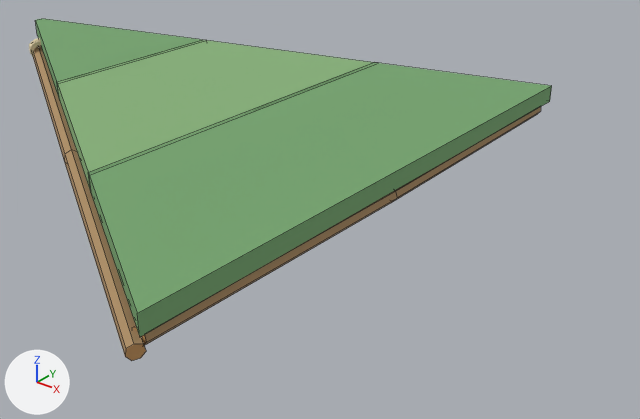
Before and after pictures for a commit that changed the FBX model Assets/Resources/HexLive/Objects/architecture.roof.palm.fbx.
Before and after are seen from a 50 mm camera at (2.28, -1.5, 0.81) aimed at (1.01, 0.08, -0.17). Every picture has the same lights, and +X, +Y and +Z are marked at lower left. The first picture is the older version. Mesh edges are drawn as thin lines on the coarser meshes. Where no turn or scale is listed for an object, it has been applied to the vertices.

In view in the first picture: 'ROOF_eave_beam', 'ROOF_rafter', 'ROOF_thatch_0', 'ROOF_thatch_1', 'ROOF_thatch_2' and 1 more.
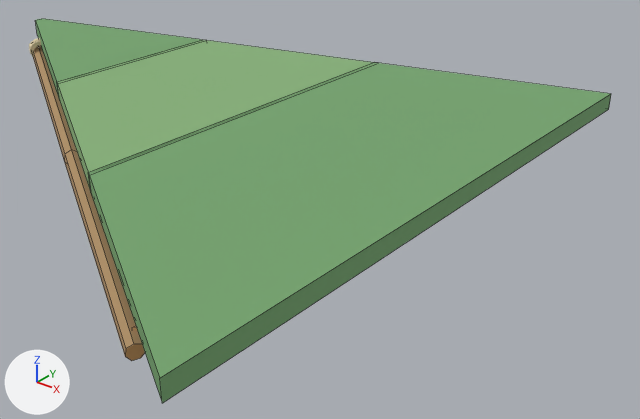
Pixel boxes (x1, y1, x2, y2) of what changed, in the pictures (640 x 419 px):
'ROOF_thatch_2', reshaped (13% wider, 24% taller)
    before: (88, 63, 552, 337)
    after: (88, 63, 611, 403)
'ROOF_eave_beam', unchanged, covered by the edit
    before: (132, 107, 541, 345)
    after: (132, 326, 138, 331)

What changed in the scene script:
```text
Change me_roof_thatch_2_002:
    used by ob_roof_thatch_2; location = (0.0, 0.0, 0.0)
    remove me_roof_thatch_2_002.from_pydata(...)  # 8 vertices, 6 faces; spans x 0.87..1.299, y -0.746..0.746, z 0.0..0.09
    add me_roof_thatch_2_002.from_pydata(...)  # 8 vertices, 6 faces; spans x 0.87..1.439, y -0.827..0.827, z -0.015..0.09
    me_roof_thatch_2_002 part 1
    me_roof_thatch_2_002.vertices[1].co: (1.299, -0.746, 0.0) -> (1.439, -0.827, -0.015)  # pixel (139, 337) -> pixel (162, 403)
    me_roof_thatch_2_002.vertices[2].co: (1.299, 0.746, 0.0) -> (1.439, 0.827, -0.015)  # pixel (549, 101) -> pixel (608, 109)
    me_roof_thatch_2_002.vertices[5].co: (1.299, -0.746, 0.045) -> (1.439, -0.827, 0.03)  # pixel (137, 313) -> pixel (159, 378)
    me_roof_thatch_2_002.vertices[6].co: (1.299, 0.746, 0.045) -> (1.439, 0.827, 0.03)  # pixel (551, 85) -> pixel (611, 93)
```
